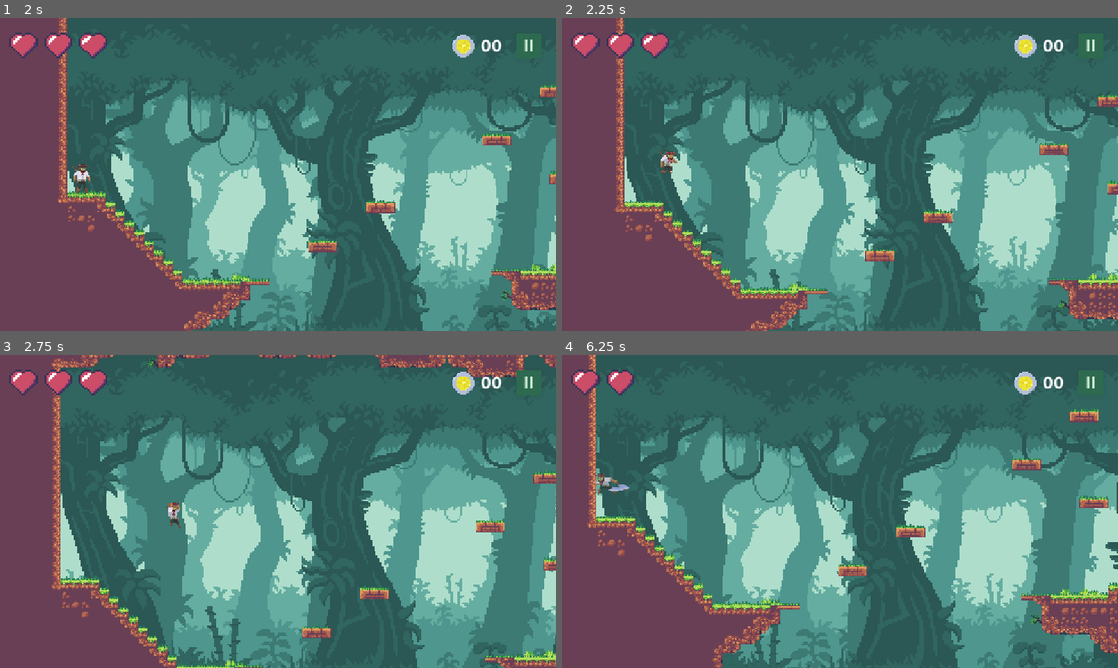
Above: before the commit, frames 1-4 (two rows, left to right).
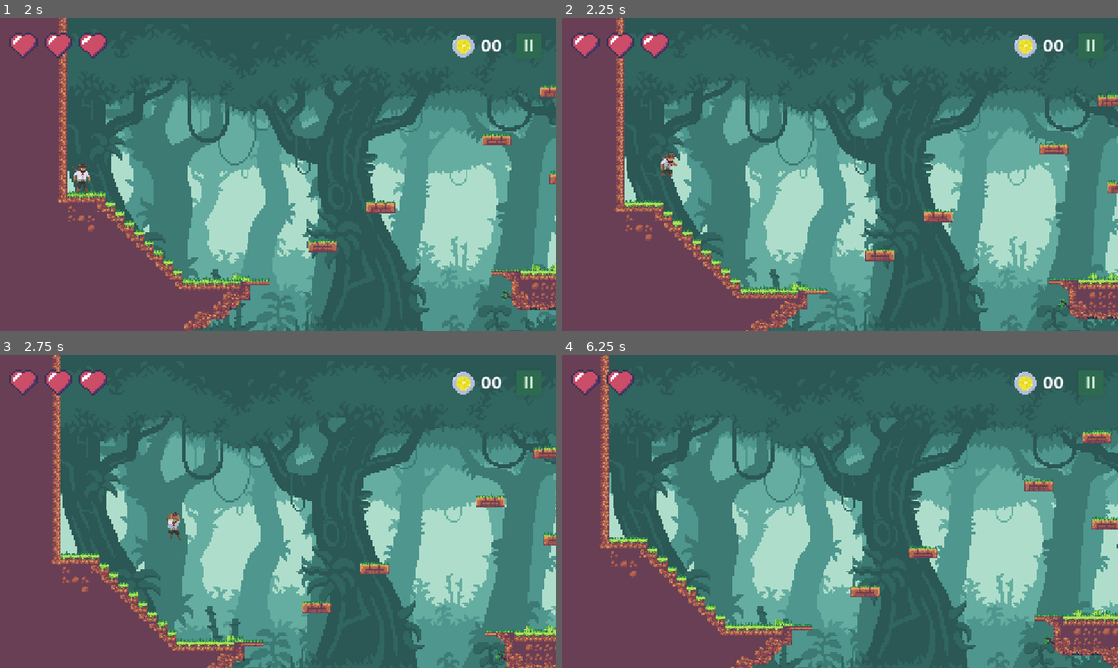
Above: after the commit, the same moments.

Repository: LYoshi02/TP-Videojuegos
Game: Godot game, scene res://pantallas/menu_principal/menu_principal.tscn
The game is run twice, just before and just after one commit, with the same random seed, the same clock (stepped at 60 frames per second) and the same inputs.
Inputs (mouse positions are in pixels of both pictures, inside the frame that each line leads up to):
- Up to frame 1 (2 s): click "NIVELES" at 0.5 s; click "1" at 1.25 s
- Up to frame 2 (2.25 s): move the mouse to (962, 158) at 2.02 s; hold D (derecha) from 2.03 s (still down); tap W (salto) at 2.1 s
- Up to frame 3 (2.75 s): keep holding D (derecha); tap W (salto) at 2.27, 2.57 s
- Up to frame 4 (6.25 s): move the mouse to (728, 527) at 2.77 s; click (728, 527) at 2.85 s; tap W (salto) at 3.02, 3.05, 3.32, 3.6, 4.52, 4.55, 4.82, 5.1, 5.27, 5.57, 6.02, 6.05 s; move the mouse to (895, 442) at 3.52 s; release D (derecha) at 3.53 s; hold A (izquierda) 3.53-4.28 s; move the mouse to (812, 574) at 4.27 s; hold D (derecha) 4.28-5.78 s; click (812, 574) at 4.35 s; move the mouse to (1006, 558) at 5.02 s; move the mouse to (673, 464) at 5.77 s; hold A (izquierda) from 5.78 s (still down); click (673, 464) at 5.85 s

Frame 1 is identical in both runs. In frame 2, 1.8% of the frame differs, in the area x 9-100%, y 0-100%; in frame 3, 9.5%; in frame 4, 27%, in the area x 4-100%, y 0-100%.

Commit message:
agregar saltos de altura variable

Diff:
--- a/juego/personaje/personaje.gd
+++ b/juego/personaje/personaje.gd
@@ -2,7 +2,8 @@
 
 
 const VELOCIDAD_MOVIMIENTO = 225.0
-const VELOCIDAD_SALTO = -425.0
+const VELOCIDAD_SALTO = -450.0
+const VELOCIDAD_SALTO_CORTO = -250
 const DURACION_BUFFER_SALTO = 0.15
 const DURACION_COYOTE = 0.15
 
@@ -15,6 +16,7 @@
 
 var atacando: bool = false
 var saltando: bool = false
+var salto_corto_activo: bool = false
 var es_inmune: bool = false
 var direccion_movimiento: String = "derecha"
 var timer_buffer_salto: float = 0
@@ -81,6 +83,7 @@
 
 	if is_on_floor():
 		timer_coyote = DURACION_COYOTE
+		salto_corto_activo = false
 	else:
 		timer_coyote -= delta
 
@@ -88,6 +91,10 @@
 		saltar()
 		timer_buffer_salto = 0
 		timer_coyote = 0
+
+	if Input.is_action_just_released("salto") and velocity.y < VELOCIDAD_SALTO_CORTO and not salto_corto_activo:
+		salto_corto_activo = true
+		velocity.y = VELOCIDAD_SALTO_CORTO
 
 	# Get the input direction and handle the movement/deceleration.
 	var direccion := Input.get_axis("izquierda", "derecha")
